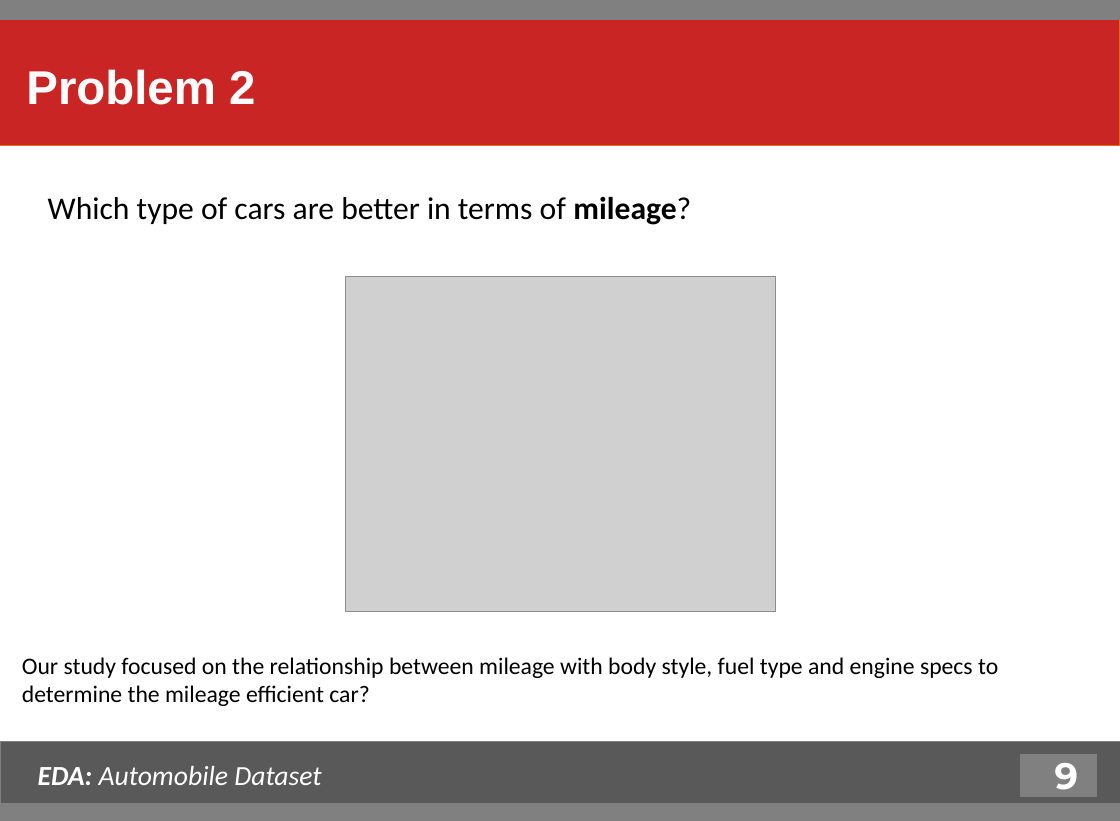
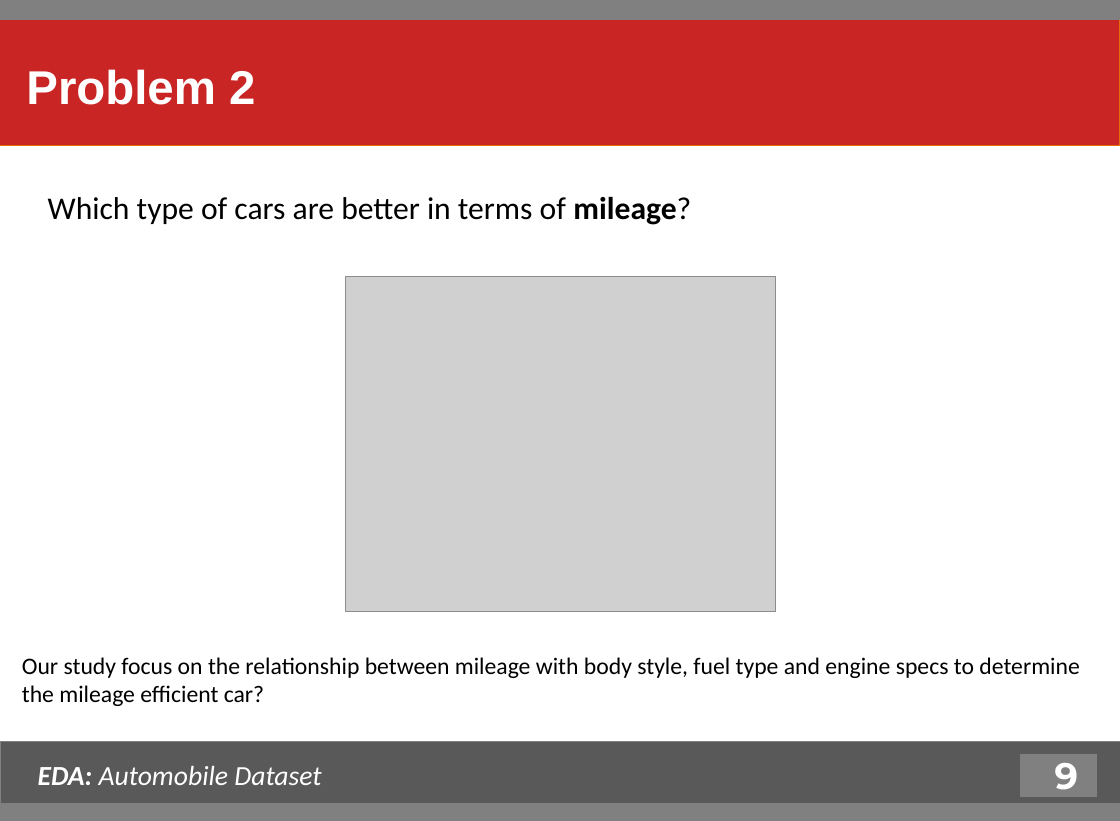
Before and after one commit to purnananda/Automobile_EDA, a slide deck: slide 10 of EDA_Automobile_Dataset.pptx. Drawn at 1120x821 pixels with LibreOffice and Linux fonts; fonts in the diff are those of the drawing; grey boxes stand for pictures. Boxes give left, top, right and bottom in pixels: in the first picture for what was removed or moved away, otherwise in the second. Text is boxed around its words. In the diff, an @@ line names an element or a change of style, - is before the commit and + after.

```diff
--- a/EDA_Automobile_Dataset.pptx
+++ b/EDA_Automobile_Dataset.pptx
@@ text at (22, 657, 1079, 706): text changed @@
-Our study focused on the relationship between mileage with body style, fuel type and engine specs to determine the mileage efficient car?
+Our study focus on the relationship between mileage with body style, fuel type and engine specs to determine the mileage efficient car?
```
Also in this commit, not shown: 10 other slides changed, 1 slide added, 1 other file.
